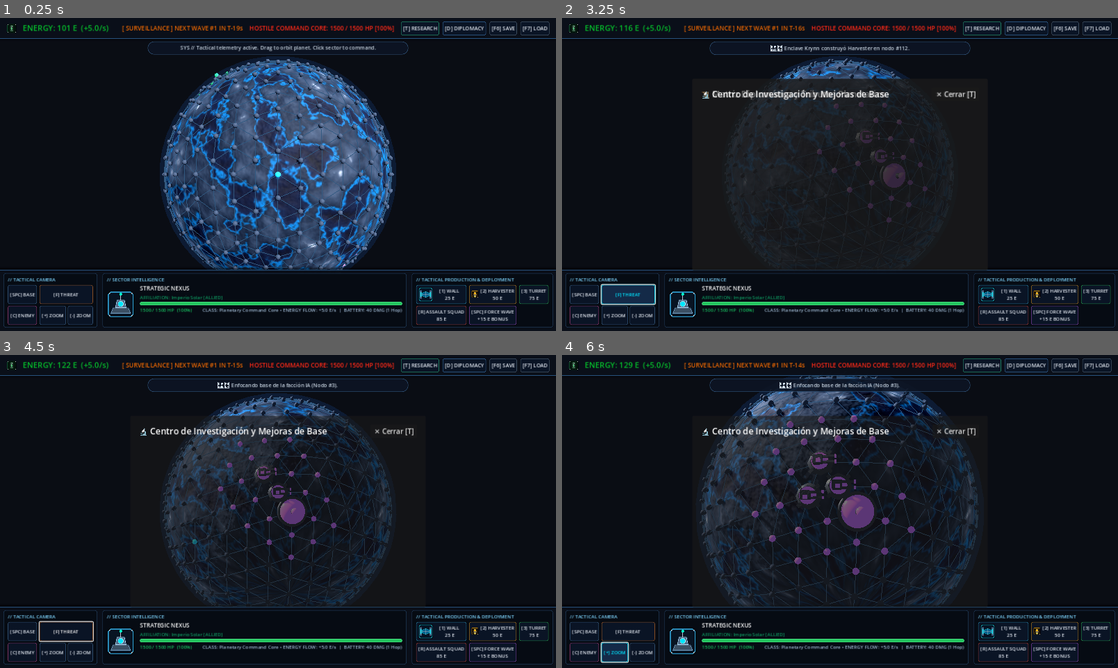
Above: before the commit, frames 1-4 (two rows, left to right).
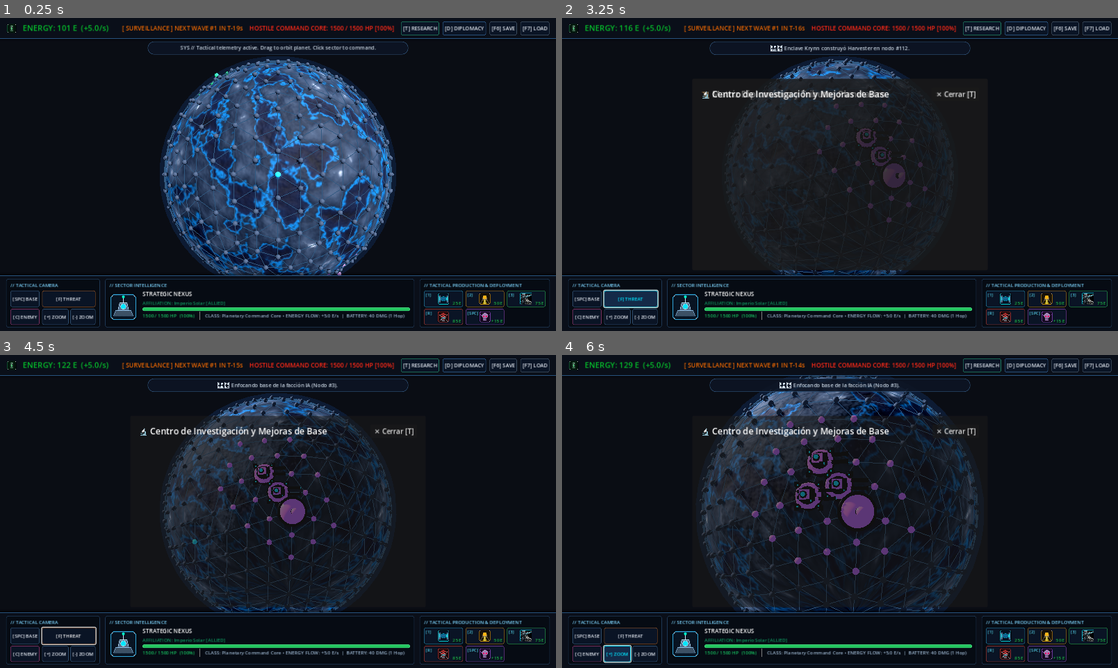
Above: after the commit, the same moments.

Repository: omarneyra/invassion
Game: Godot game, scene res://scenes/main.tscn
Two runs of this game, one before a commit and one after it. Both use one fixed random seed, a clock stepped at 60 frames per second and the inputs below.
Inputs (mouse positions are in pixels of both pictures, inside the frame that each line leads up to):
- Up to frame 1 (0.25 s): no input
- Up to frame 2 (3.25 s): click "[T] RESEARCH" at 0.5 s; click "[D] DIPLOMACY" at 1.25 s; click "[SPC] BASE" at 2 s; click "[F] THREAT" at 2.75 s
- Up to frame 3 (4.5 s): tap Enter at 3.5 s; move the mouse to (400, 495) at 3.52 s; hold D 3.53-4.25 s; tap B at 3.6 s; click (400, 495) at 3.67 s; tap Space at 3.77 s; drag from (166, 527) to (250, 574) at 4.27 s
- Up to frame 4 (6 s): click "[C] ENEMY" at 5 s; click "[+] ZOOM" at 5.75 s

The runs differ from the first frame. In frame 1, 5.8% of the frame differs, in the area x 0-100%, y 18-99%; in frame 2, 6.2%; in frame 3, 6.2%; in frame 4, 6.7%, in the area x 0-100%, y 29-99%.
Error before the commit: Invalid call. Nonexistent function 'add_theme_constants_override' in base 'HBoxContainer'. (res://scenes/main.gd:1074)
Error after the commit: Invalid call. Nonexistent function 'add_theme_constants_override' in base 'HBoxContainer'. (res://scenes/main.gd:1091)

Commit message:
feat(graphics): finalize 3D turret OBJ mesh and StarCraft-style HUD action slots

Diff:
--- a/scenes/main.gd
+++ b/scenes/main.gd
@@ -648,34 +648,29 @@
 		label_wave_timer.text = w_data["badge"] + " " + w_data["text"]
 		label_wave_timer.modulate = w_data["status_color"]
 
-	# 3. Update Command Buttons
+	# 3. Update Tactical Command Action Slots (StarCraft-style badged slots)
 	var wall_data = UIThemeLogic.format_command_button_data("wall", energy_val, 25.0, 0.0, selected_building_type == "wall")
-	if btn_wall != null:
-		btn_wall.text = wall_data["full_button_text"]
-		btn_wall.disabled = not wall_data["is_enabled"]
+	_update_command_slot(btn_wall, wall_data)
 
 	var harv_data = UIThemeLogic.format_command_button_data("harvester", energy_val, 50.0, 0.0, selected_building_type == "harvester")
-	if btn_harvester != null:
-		btn_harvester.text = harv_data["full_button_text"]
-		btn_harvester.disabled = not harv_data["is_enabled"]
+	_update_command_slot(btn_harvester, harv_data)
 
 	var turr_data = UIThemeLogic.format_command_button_data("turret", energy_val, 75.0, 0.0, selected_building_type == "turret")
-	if btn_turret != null:
-		btn_turret.text = turr_data["full_button_text"]
-		btn_turret.disabled = not turr_data["is_enabled"]
+	_update_command_slot(btn_turret, turr_data)
 
 	var aslt_data = UIThemeLogic.format_command_button_data("assault", energy_val, 85.0, assault_cooldown_timer, false)
-	if btn_assault != null:
-		btn_assault.text = aslt_data["full_button_text"]
-		btn_assault.disabled = not aslt_data["is_enabled"]
-
-	if btn_wave != null:
-		if is_wave_active:
-			btn_wave.disabled = true
-			btn_wave.text = "[ACTIVE RAID]\nDEFENDING..."
-		else:
-			btn_wave.disabled = false
-			btn_wave.text = "[SPC] FORCE WAVE\n+15 E BONUS"
+	_update_command_slot(btn_assault, aslt_data)
+
+	var wave_cost_label = "DEFENDING..." if is_wave_active else "+15 E"
+	var wave_data = {
+		"hotkey": "[SPC]",
+		"cost_label": wave_cost_label,
+		"is_enabled": not is_wave_active,
+		"is_active": false,
+		"is_affordable": true,
+		"is_on_cooldown": is_wave_active
+	}
+	_update_command_slot(btn_wave, wave_data)
 
 	# 4. Hostile Command Core Status
 	if label_crater_status != null:
@@ -691,6 +686,28 @@
 
 	if selected_inspector_node != -1:
 		_update_inspector(selected_inspector_node)
+
+func _update_command_slot(btn: Button, data: Dictionary) -> void:
+	if btn == null:
+		return
+	btn.text = ""
+	var hotkey_lbl: Label = btn.find_child("BadgeHotkey", false, false)
+	var cost_lbl: Label = btn.find_child("BadgeCost", false, false)
+	if hotkey_lbl != null:
+		hotkey_lbl.text = data.get("hotkey", "")
+	if cost_lbl != null:
+		cost_lbl.text = data.get("cost_label", "")
+		if not data.get("is_affordable", true) or data.get("is_on_cooldown", false):
+			cost_lbl.add_theme_color_override("font_color", Color("#ef4444"))
+		else:
+			cost_lbl.add_theme_color_override("font_color", Color("#22c55e"))
+	btn.disabled = not data.get("is_enabled", true)
+	if data.get("is_active", false):
+		btn.modulate = Color(1.3, 1.3, 1.3, 1.0)
+	elif not data.get("is_enabled", true):
+		btn.modulate = Color(0.55, 0.55, 0.55, 0.65)
+	else:
+		btn.modulate = Color(1.0, 1.0, 1.0, 1.0)
 
 func _update_inspector(node_id: int) -> void:
 	selected_inspector_node = node_id
--- a/scenes/main.tscn
+++ b/scenes/main.tscn
@@ -357,56 +357,221 @@
 layout_mode = 2
 size_flags_horizontal = 3
 size_flags_vertical = 3
-theme_override_font_sizes/font_size = 11
-text = "[1] WALL
-25 E"
 expand_icon = true
+icon_alignment = 1
+vertical_icon_alignment = 1
+
+[node name="BadgeHotkey" type="Label" parent="HUD/BottomConsole/HBox/CommandBay/VBox/CommandGrid/BtnWall"]
+layout_mode = 1
+offset_left = 4.0
+offset_top = 2.0
+offset_right = 32.0
+offset_bottom = 16.0
+mouse_filter = 2
+theme_override_colors/font_color = Color(0.35, 0.85, 1, 1)
+theme_override_colors/font_shadow_color = Color(0, 0, 0, 0.95)
+theme_override_constants/shadow_offset_x = 1
+theme_override_constants/shadow_offset_y = 1
+theme_override_font_sizes/font_size = 10
+text = "[1]"
+
+[node name="BadgeCost" type="Label" parent="HUD/BottomConsole/HBox/CommandBay/VBox/CommandGrid/BtnWall"]
+layout_mode = 1
+anchors_preset = 3
+anchor_left = 1.0
+anchor_top = 1.0
+anchor_right = 1.0
+anchor_bottom = 1.0
+offset_left = -48.0
+offset_top = -16.0
+offset_right = -4.0
+offset_bottom = -2.0
+grow_horizontal = 0
+grow_vertical = 0
+mouse_filter = 2
+theme_override_colors/font_color = Color(0.2, 0.95, 0.45, 1)
+theme_override_colors/font_shadow_color = Color(0, 0, 0, 0.95)
+theme_override_constants/shadow_offset_x = 1
+theme_override_constants/shadow_offset_y = 1
+theme_override_font_sizes/font_size = 10
+text = "25 E"
+horizontal_alignment = 2
 
 [node name="BtnHarvester" type="Button" parent="HUD/BottomConsole/HBox/CommandBay/VBox/CommandGrid"]
 layout_mode = 2
 size_flags_horizontal = 3
 size_flags_vertical = 3
-theme_override_font_sizes/font_size = 11
-text = "[2] EXTRACTOR
-50 E"
 expand_icon = true
+icon_alignment = 1
+vertical_icon_alignment = 1
+
+[node name="BadgeHotkey" type="Label" parent="HUD/BottomConsole/HBox/CommandBay/VBox/CommandGrid/BtnHarvester"]
+layout_mode = 1
+offset_left = 4.0
+offset_top = 2.0
+offset_right = 32.0
+offset_bottom = 16.0
+mouse_filter = 2
+theme_override_colors/font_color = Color(0.35, 0.85, 1, 1)
+theme_override_colors/font_shadow_color = Color(0, 0, 0, 0.95)
+theme_override_constants/shadow_offset_x = 1
+theme_override_constants/shadow_offset_y = 1
+theme_override_font_sizes/font_size = 10
+text = "[2]"
+
+[node name="BadgeCost" type="Label" parent="HUD/BottomConsole/HBox/CommandBay/VBox/CommandGrid/BtnHarvester"]
+layout_mode = 1
+anchors_preset = 3
+anchor_left = 1.0
+anchor_top = 1.0
+anchor_right = 1.0
+anchor_bottom = 1.0
+offset_left = -48.0
+offset_top = -16.0
+offset_right = -4.0
+offset_bottom = -2.0
+grow_horizontal = 0
+grow_vertical = 0
+mouse_filter = 2
+theme_override_colors/font_color = Color(0.2, 0.95, 0.45, 1)
+theme_override_colors/font_shadow_color = Color(0, 0, 0, 0.95)
+theme_override_constants/shadow_offset_x = 1
+theme_override_constants/shadow_offset_y = 1
+theme_override_font_sizes/font_size = 10
+text = "50 E"
+horizontal_alignment = 2
 
 [node name="BtnTurret" type="Button" parent="HUD/BottomConsole/HBox/CommandBay/VBox/CommandGrid"]
 layout_mode = 2
 size_flags_horizontal = 3
 size_flags_vertical = 3
-theme_override_font_sizes/font_size = 11
-text = "[3] TURRET
-75 E"
 expand_icon = true
+icon_alignment = 1
+vertical_icon_alignment = 1
+
+[node name="BadgeHotkey" type="Label" parent="HUD/BottomConsole/HBox/CommandBay/VBox/CommandGrid/BtnTurret"]
+layout_mode = 1
+offset_left = 4.0
+offset_top = 2.0
+offset_right = 32.0
+offset_bottom = 16.0
+mouse_filter = 2
+theme_override_colors/font_color = Color(0.35, 0.85, 1, 1)
+theme_override_colors/font_shadow_color = Color(0, 0, 0, 0.95)
+theme_override_constants/shadow_offset_x = 1
+theme_override_constants/shadow_offset_y = 1
+theme_override_font_sizes/font_size = 10
+text = "[3]"
+
+[node name="BadgeCost" type="Label" parent="HUD/BottomConsole/HBox/CommandBay/VBox/CommandGrid/BtnTurret"]
+layout_mode = 1
+anchors_preset = 3
+anchor_left = 1.0
+anchor_top = 1.0
+anchor_right = 1.0
+anchor_bottom = 1.0
+offset_left = -48.0
+offset_top = -16.0
+offset_right = -4.0
+offset_bottom = -2.0
+grow_horizontal = 0
+grow_vertical = 0
+mouse_filter = 2
+theme_override_colors/font_color = Color(0.2, 0.95, 0.45, 1)
+theme_override_colors/font_shadow_color = Color(0, 0, 0, 0.95)
+theme_override_constants/shadow_offset_x = 1
+theme_override_constants/shadow_offset_y = 1
+theme_override_font_sizes/font_size = 10
+text = "75 E"
+horizontal_alignment = 2
 
 [node name="BtnAssault" type="Button" parent="HUD/BottomConsole/HBox/CommandBay/VBox/CommandGrid"]
 layout_mode = 2
 size_flags_horizontal = 3
 size_flags_vertical = 3
-theme_override_font_sizes/font_size = 11
-text = "[R] ASSAULT
-85 E"
 expand_icon = true
+icon_alignment = 1
+vertical_icon_alignment = 1
+
+[node name="BadgeHotkey" type="Label" parent="HUD/BottomConsole/HBox/CommandBay/VBox/CommandGrid/BtnAssault"]
+layout_mode = 1
+offset_left = 4.0
+offset_top = 2.0
+offset_right = 32.0
+offset_bottom = 16.0
+mouse_filter = 2
+theme_override_colors/font_color = Color(0.35, 0.85, 1, 1)
+theme_override_colors/font_shadow_color = Color(0, 0, 0, 0.95)
+theme_override_constants/shadow_offset_x = 1
+theme_override_constants/shadow_offset_y = 1
+theme_override_font_sizes/font_size = 10
+text = "[R]"
+
+[node name="BadgeCost" type="Label" parent="HUD/BottomConsole/HBox/CommandBay/VBox/CommandGrid/BtnAssault"]
+layout_mode = 1
+anchors_preset = 3
+anchor_left = 1.0
+anchor_top = 1.0
+anchor_right = 1.0
+anchor_bottom = 1.0
+offset_left = -48.0
+offset_top = -16.0
+offset_right = -4.0
+offset_bottom = -2.0
+grow_horizontal = 0
+grow_vertical = 0
+mouse_filter = 2
+theme_override_colors/font_color = Color(0.2, 0.95, 0.45, 1)
+theme_override_colors/font_shadow_color = Color(0, 0, 0, 0.95)
+theme_override_constants/shadow_offset_x = 1
+theme_override_constants/shadow_offset_y = 1
+theme_override_font_sizes/font_size = 10
+text = "85 E"
+horizontal_alignment = 2
 
 [node name="BtnWave" type="Button" parent="HUD/BottomConsole/HBox/CommandBay/VBox/CommandGrid"]
 layout_mode = 2
 size_flags_horizontal = 3
 size_flags_vertical = 3
-theme_override_font_sizes/font_size = 11
-text = "[SPC] FORCE
-+15 E"
 expand_icon = true
-
-[node name="BtnPurifier" type="Button" parent="HUD/BottomConsole/HBox/CommandBay/VBox/CommandGrid"]
-visible = false
-layout_mode = 2
-size_flags_horizontal = 3
-size_flags_vertical = 3
-theme_override_font_sizes/font_size = 11
-text = "[4] PURIFIER
-120 E"
-expand_icon = true
+icon_alignment = 1
+vertical_icon_alignment = 1
+
+[node name="BadgeHotkey" type="Label" parent="HUD/BottomConsole/HBox/CommandBay/VBox/CommandGrid/BtnWave"]
+layout_mode = 1
+offset_left = 4.0
+offset_top = 2.0
+offset_right = 36.0
+offset_bottom = 16.0
+mouse_filter = 2
+theme_override_colors/font_color = Color(0.35, 0.85, 1, 1)
+theme_override_colors/font_shadow_color = Color(0, 0, 0, 0.95)
+theme_override_constants/shadow_offset_x = 1
+theme_override_constants/shadow_offset_y = 1
+theme_override_font_sizes/font_size = 10
+text = "[SPC]"
+
+[node name="BadgeCost" type="Label" parent="HUD/BottomConsole/HBox/CommandBay/VBox/CommandGrid/BtnWave"]
+layout_mode = 1
+anchors_preset = 3
+anchor_left = 1.0
+anchor_top = 1.0
+anchor_right = 1.0
+anchor_bottom = 1.0
+offset_left = -54.0
+offset_top = -16.0
+offset_right = -4.0
+offset_bottom = -2.0
+grow_horizontal = 0
+grow_vertical = 0
+mouse_filter = 2
+theme_override_colors/font_color = Color(0.85, 0.5, 1, 1)
+theme_override_colors/font_shadow_color = Color(0, 0, 0, 0.95)
+theme_override_constants/shadow_offset_x = 1
+theme_override_constants/shadow_offset_y = 1
+theme_override_font_sizes/font_size = 10
+text = "+15 E"
+horizontal_alignment = 2
 
 [node name="RadarOverlay" type="Control" parent="HUD"]
 layout_mode = 3
--- a/scenes/planet_view.gd
+++ b/scenes/planet_view.gd
@@ -24,8 +24,11 @@
 var mat_base_glow: StandardMaterial3D
 var mat_turret: StandardMaterial3D
 var mat_railgun_glow: StandardMaterial3D
+var mat_optics: StandardMaterial3D
 var mat_harvester: StandardMaterial3D
 var mat_wall: StandardMaterial3D
+
+const MESH_TURRET = preload("res://assets/models/turret.obj")
 var mat_alien_hive: StandardMaterial3D
 var mat_invader: StandardMaterial3D
 var mat_invader_scout: StandardMaterial3D
@@ -148,17 +151,26 @@
 	mat_base_glow.normal_texture = panel_normal
 
 	mat_turret = StandardMaterial3D.new()
-	mat_turret.albedo_color = Color("#e2e8f0")
-	mat_turret.metallic = 0.85
-	mat_turret.roughness = 0.28
+	mat_turret.albedo_color = Color("#1e2530")
+	mat_turret.metallic = 0.88
+	mat_turret.roughness = 0.32
+	mat_turret.cull_mode = BaseMaterial3D.CULL_DISABLED
 	mat_turret.normal_enabled = true
 	mat_turret.normal_texture = panel_normal
 
 	mat_railgun_glow = StandardMaterial3D.new()
+	mat_railgun_glow.shading_mode = StandardMaterial3D.SHADING_MODE_UNSHADED
 	mat_railgun_glow.albedo_color = Color("#00e5ff")
-	mat_railgun_glow.emission_enabled = true
-	mat_railgun_glow.emission = Color("#00e5ff")
-	mat_railgun_glow.emission_energy_multiplier = 2.5
+	mat_railgun_glow.cull_mode = BaseMaterial3D.CULL_DISABLED
+
+	mat_optics = StandardMaterial3D.new()
+	mat_optics.albedo_color = Color("#061325")
+	mat_optics.metallic = 0.95
+	mat_optics.roughness = 0.08
+	mat_optics.emission_enabled = true
+	mat_optics.emission = Color("#00b4d8")
+	mat_optics.emission_energy_multiplier = 1.2
+	mat_optics.cull_mode = BaseMaterial3D.CULL_DISABLED
 
 	mat_harvester = StandardMaterial3D.new()
 	mat_harvester.albedo_color = Color("#f59e0b")
@@ -340,6 +352,7 @@
 		mat.emission = col.darkened(0.15)
 		mat.emission_energy_multiplier = 1.3
 		mat.roughness = 0.25
+		mat.cull_mode = BaseMaterial3D.CULL_DISABLED
 		_faction_materials[faction_id] = mat
 	elif color_hex != "":
 		var mat = _faction_materials[faction_id]
@@ -461,87 +474,13 @@
 		root.add_child(beacon)
 
 	elif btype == "turret":
-		# 1. Base octogonal blindada con anillo de rotación
-		var base = MeshInstance3D.new()
-		var base_mesh = CylinderMesh.new()
-		base_mesh.top_radius = 0.28
-		base_mesh.bottom_radius = 0.38
-		base_mesh.height = 0.12
-		base_mesh.radial_segments = 8
-		base.mesh = base_mesh
-		base.material_override = mat_turret
-		base.position = Vector3(0, 0.06, 0)
-		root.add_child(base)
-
-		# 4 Patas / Zapatas de Anclaje Geodésico
-		for i in range(4):
-			var angle = i * (PI / 2.0) + (PI / 4.0)
-			var outrigger = MeshInstance3D.new()
-			var leg_mesh = BoxMesh.new()
-			leg_mesh.size = Vector3(0.09, 0.08, 0.18)
-			outrigger.mesh = leg_mesh
-			outrigger.material_override = mat_turret
-			outrigger.position = Vector3(cos(angle) * 0.34, 0.04, sin(angle) * 0.34)
-			outrigger.rotation.y = -angle + PI/2.0
-			root.add_child(outrigger)
-
-		# Anillo de rotación de facción
-		var ring = MeshInstance3D.new()
-		var r_mesh = CylinderMesh.new()
-		r_mesh.top_radius = 0.24
-		r_mesh.bottom_radius = 0.24
-		r_mesh.height = 0.05
-		ring.mesh = r_mesh
-		ring.material_override = fact_mat
-		ring.position = Vector3(0, 0.13, 0)
-		root.add_child(ring)
-
-		# 2. Cabina Blindada de Mando y Sensor Óptico
-		var cabin = MeshInstance3D.new()
-		var cabin_mesh = BoxMesh.new()
-		cabin_mesh.size = Vector3(0.24, 0.18, 0.26)
-		cabin.mesh = cabin_mesh
-		cabin.material_override = mat_turret
-		cabin.position = Vector3(0, 0.22, -0.04)
-		root.add_child(cabin)
-
-		var sensor_pod = MeshInstance3D.new()
-		var sensor_mesh = BoxMesh.new()
-		sensor_mesh.size = Vector3(0.10, 0.08, 0.12)
-		sensor_pod.mesh = sensor_mesh
-		sensor_pod.material_override = fact_mat
-		sensor_pod.position = Vector3(-0.06, 0.33, -0.02)
-		root.add_child(sensor_pod)
-
-		# 3. Cañones Gemelos de Riel (Twin Pulse Railguns)
-		var barrel_offsets = [-0.08, 0.08]
-		for bx in barrel_offsets:
-			# Tubo del cañón exterior
-			var barrel = MeshInstance3D.new()
-			var b_mesh = BoxMesh.new()
-			b_mesh.size = Vector3(0.06, 0.06, 0.46)
-			barrel.mesh = b_mesh
-			barrel.material_override = mat_turret
-			barrel.position = Vector3(bx, 0.22, 0.20)
-			root.add_child(barrel)
-
-			# Riel de plasma luminoso interno
-			var rail = MeshInstance3D.new()
-			var rail_mesh = BoxMesh.new()
-			rail_mesh.size = Vector3(0.03, 0.04, 0.40)
-			rail.mesh = rail_mesh
-			rail.material_override = mat_railgun_glow
-			rail.position = Vector3(bx, 0.22, 0.20)
-			root.add_child(rail)
-
-			# Boca del cañón (Muzzle)
-			var muzzle = MeshInstance3D.new()
-			var m_mesh = BoxMesh.new()
-			m_mesh.size = Vector3(0.08, 0.08, 0.05)
-			muzzle.mesh = m_mesh
-			muzzle.material_override = fact_mat
-			muzzle.position = Vector3(bx, 0.22, 0.44)
-			root.add_child(muzzle)
+		var mi = MeshInstance3D.new()
+		mi.mesh = MESH_TURRET
+		mi.set_surface_override_material(0, mat_turret)
+		mi.set_surface_override_material(1, fact_mat)
+		mi.set_surface_override_material(2, mat_railgun_glow)
+		mi.set_surface_override_material(3, mat_optics)
+		root.add_child(mi)
 
 	elif btype == "harvester":
 		# Extractor minero con núcleo y aros del color de la facción
Not shown, added: assets/models/turret.mtl
Not shown, added: assets/models/turret.obj
Not shown, added: assets/models/turret.obj.import
Binary file changed: assets/ui/icons/icon_turret.png
Not shown, added: tests/test_turret_model.py
Not shown, added: tools/generate_turret_model.py
